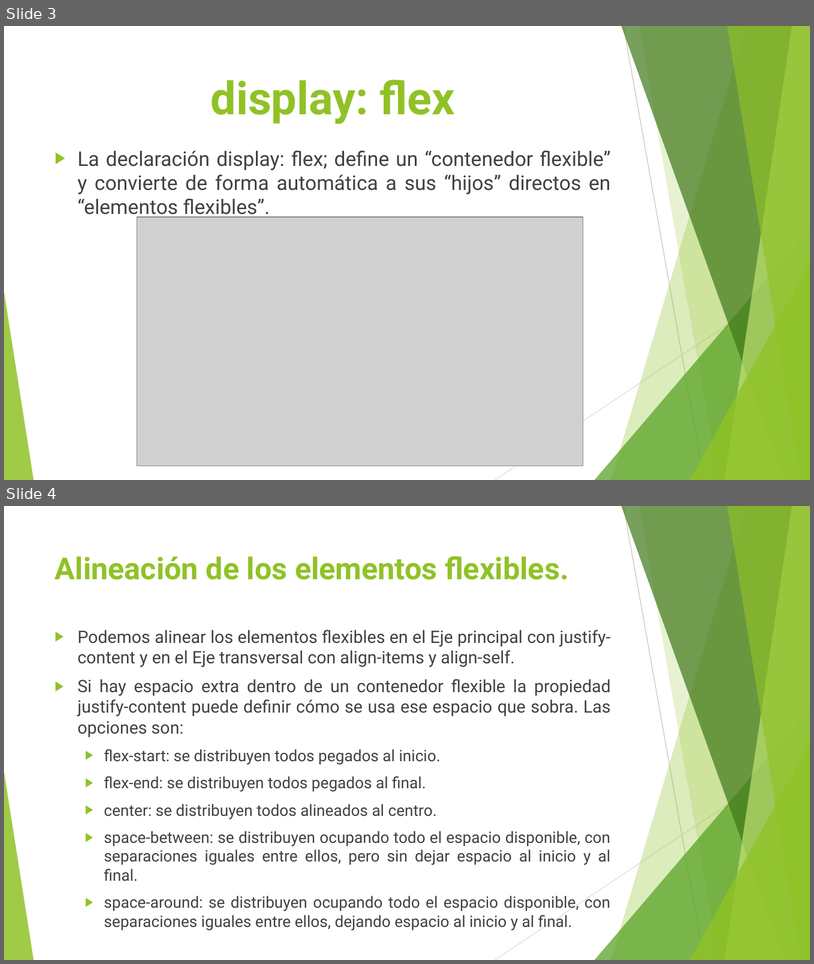
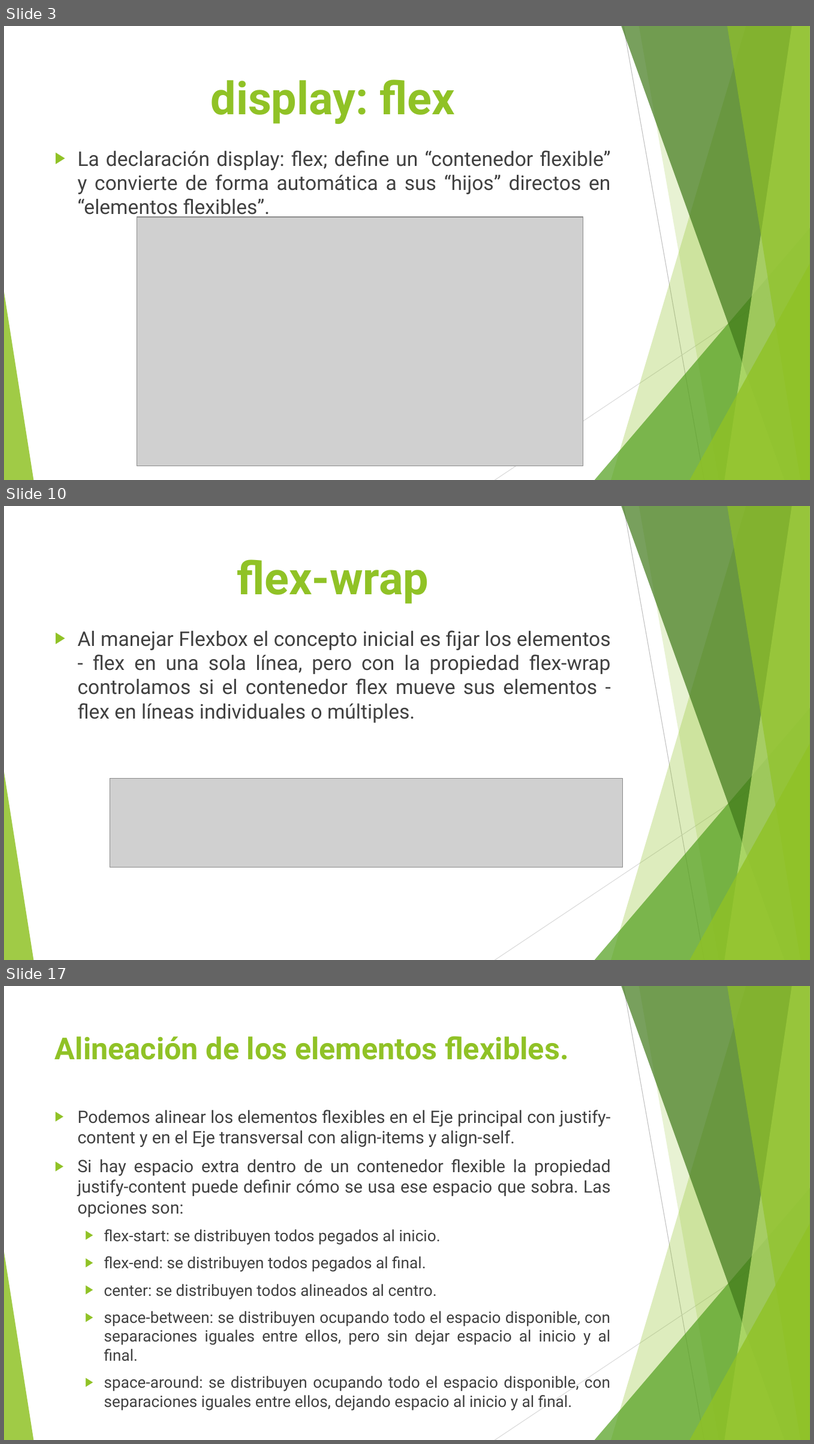
Before and after one commit to sergio180194/ProgramacionWeb, a slide deck: Flexbox/Flexbox.pptx. Shown one above the other, each under a label of ours: slides 3 and 4 before the commit, slides 3, 10 and 17 after it; the slides between them are not shown. The pictures are 814x964 and 814x1444 pixels, drawn with LibreOffice and Linux fonts; fonts in the diff are those of the drawing; grey boxes stand for pictures. Boxes give left, top, right and bottom in pixels: in the first picture for what was removed or moved away, otherwise in the second. Text is boxed around its words. In the diff, an @@ line names an element or a change of style, - is before the commit and + after.

```diff
--- a/Flexbox/Flexbox.pptx
+++ b/Flexbox/Flexbox.pptx
@@ slide 10 added at [4,506,810,960], background #FFFFFF; not listed: 10 template elements that a slide beside it also shows @@
@@ title added at [237,559,429,604], 54 pt, text #90C226, bold @@
+flex-wrap
@@ text added at [78,630,611,723], 24 pt, text #404040 @@
+▶ Al manejar Flexbox el concepto inicial es fijar los elementos - flex en una sola línea, pero con la propiedad flex-wrap controlamos si el contenedor flex mueve sus elementos - flex en líneas individuales o múltiples.
@@ picture added at [110,778,623,867] @@
@@ what was slide 4 is now slide 17 @@
```
Also in this commit, not shown: 1 slide changed, 30 other slides added, 1 other file.
